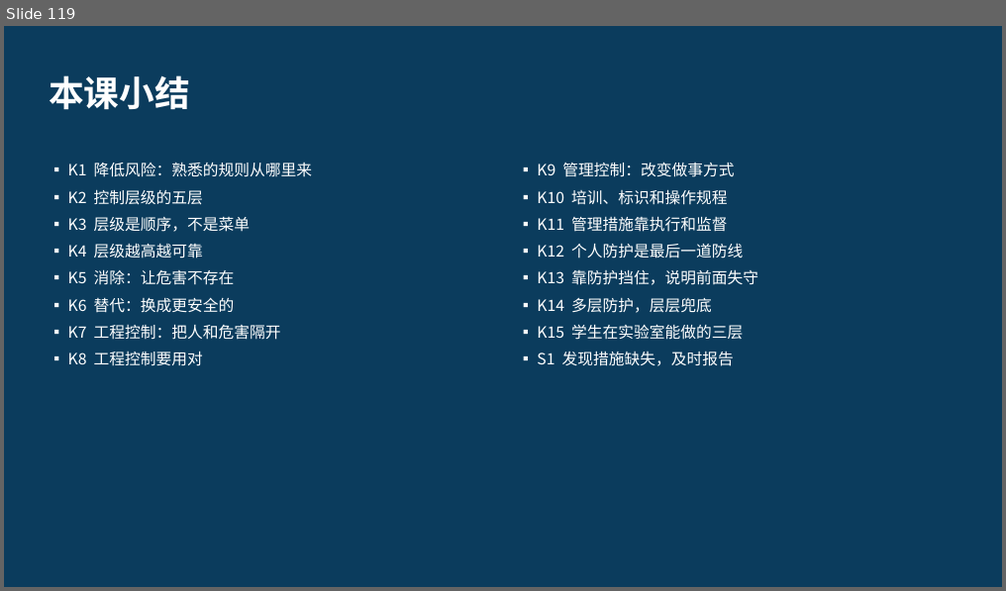
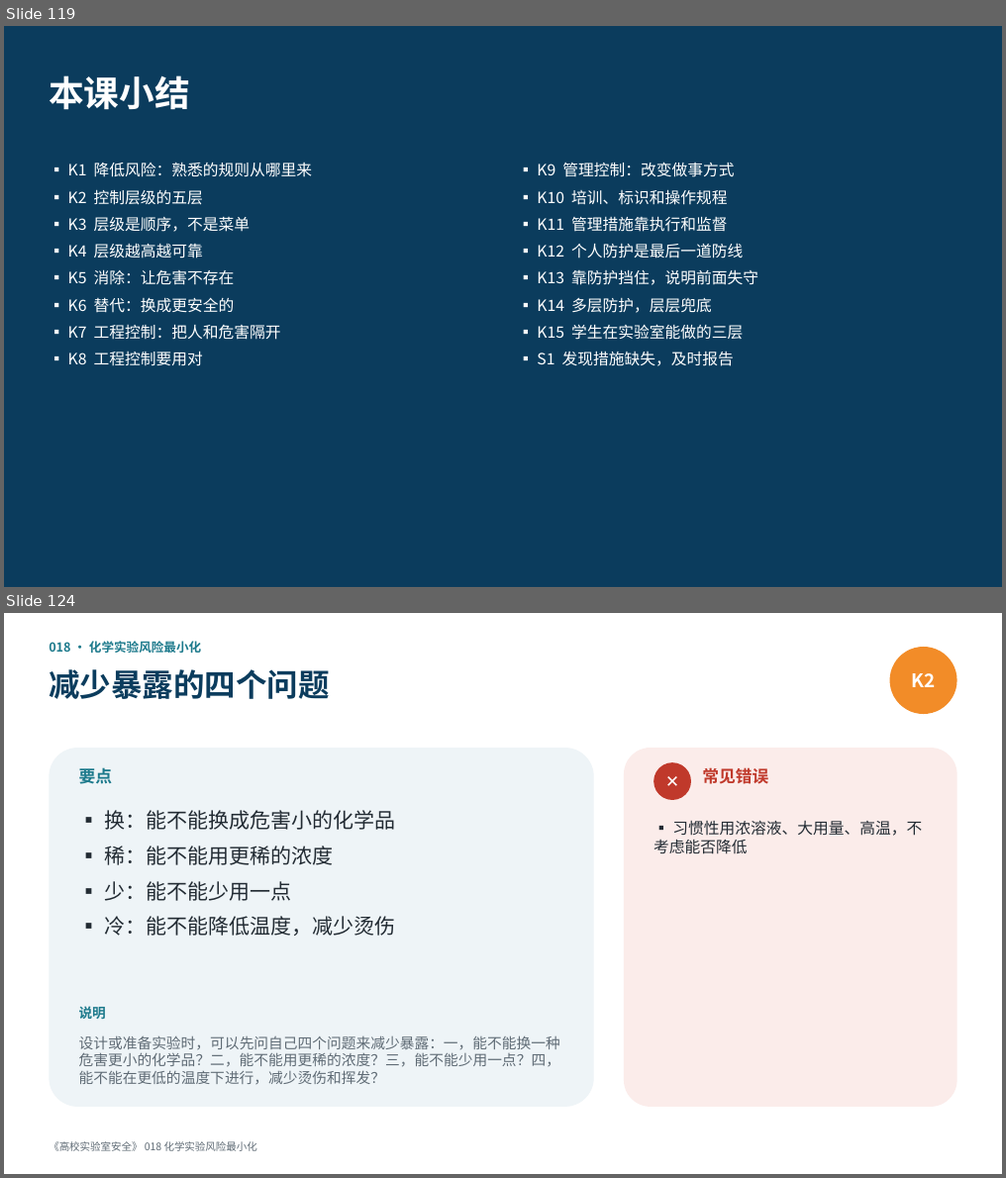
Before and after one commit to hanrongwx-max/videoyoutubo, a slide deck: course/高校实验室安全/课件/第2章_危险源辨识与风险评估.pptx. Shown one above the other, each under a label of ours: slide 119 before the commit, slides 119 and 124 after it; the slides between them are not shown. The pictures are 1006x591 and 1006x1178 pixels, drawn with LibreOffice and Linux fonts; fonts in the diff are those of the drawing. Boxes give left, top, right and bottom in pixels: in the first picture for what was removed or moved away, otherwise in the second. Text is boxed around its words. In the diff, an @@ line names an element or a change of style, - is before the commit and + after.

```diff
--- a/course/高校实验室安全/课件/第2章_危险源辨识与风险评估.pptx
+++ b/course/高校实验室安全/课件/第2章_危险源辨识与风险评估.pptx
@@ slide 124 added at box(4, 613, 1002, 1174), background #FFFFFF @@
@@ text added at box(49, 641, 201, 653), 12 pt, text #1D7A8C, bold @@
+018 · 化学实验风险最小化
@@ text added at box(49, 669, 329, 699), 30 pt, text #0B3C5D, bold @@
+减少暴露的四个问题
@@ ellipse added at box(890, 647, 957, 714), fill #F28C28, 18 pt, text #FFFFFF, bold @@
+K2
@@ rounded rectangle added at box(49, 748, 594, 1107), fill #EEF4F7 @@
@@ rounded rectangle added at box(624, 748, 957, 1107), fill #FBECEA @@
@@ text added at box(79, 768, 113, 784), 16 pt, text #1D7A8C, bold @@
+要点
@@ ellipse added at box(653, 762, 691, 800), fill #C0392B, 16 pt, text #FFFFFF, bold @@
+✕
@@ text added at box(702, 768, 768, 784), 16 pt, text #C0392B, bold @@
+常见错误
@@ text added at box(104, 810, 396, 936), 20 pt, text #222B33 @@
+▪ 换：能不能换成危害小的化学品
+▪ 稀：能不能用更稀的浓度
+▪ 少：能不能少用一点
+▪ 冷：能不能降低温度，减少烫伤
@@ text added at box(653, 821, 922, 855), 15 pt, text #222B33 @@
+▪ 习惯性用浓溶液、大用量、高温，不考虑能否降低
@@ text added at box(79, 1007, 106, 1019), 13 pt, text #1D7A8C, bold @@
+说明
@@ text added at box(79, 1036, 560, 1084), 14 pt, text #5F6B75 @@
+设计或准备实验时，可以先问自己四个问题来减少暴露：一，能不能换一种危害更小的化学品？二，能不能用更稀的浓度？三，能不能少用一点？四，能不能在更低的温度下进行，减少烫伤和挥发？
@@ text added at box(49, 1142, 257, 1152), 10 pt, text #5F6B75 @@
+《高校实验室安全》 018 化学实验风险最小化
```
Also in this commit, not shown: 17 other slides added, 3 other files.
